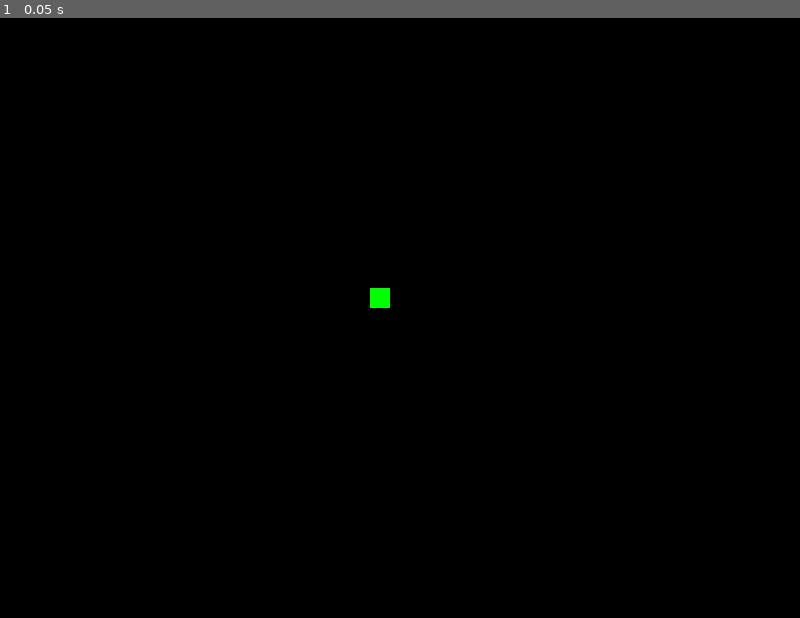
Above: before the commit, frame 1.
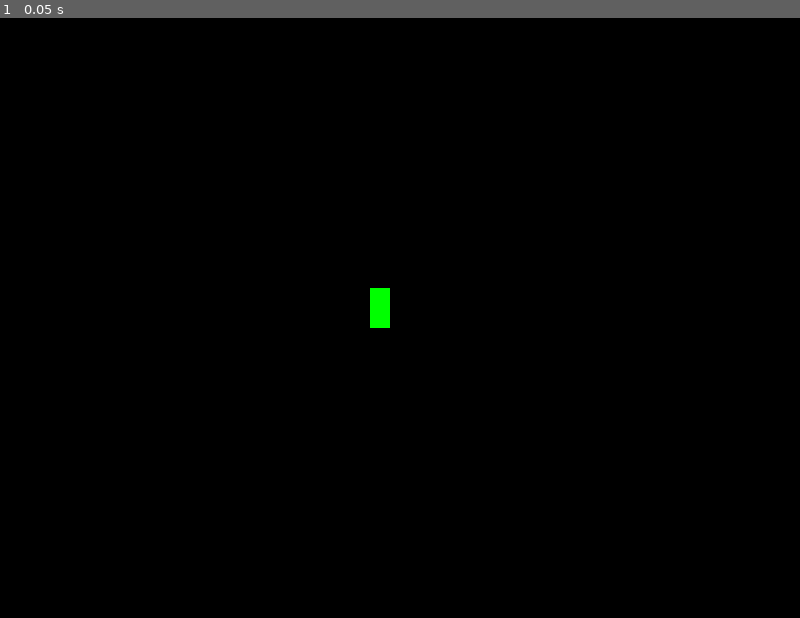
Above: after the commit, the same moment.

Repository: lafferjm/snake_godot
Game: Godot game, scene res://scenes/game_scene.tscn
The game is run twice, just before and just after one commit, with the same random seed, the same clock (stepped at 60 frames per second) and the same inputs.
Inputs:
- Up to frame 1 (0.05 s): no input

The runs differ from the first frame. In frame 1, less than 0.1% of the frame differs, in the area x 46-49%, y 48-52%.

Commit message:
add child segments

Diff:
--- a/objects/snake_head.gd
+++ b/objects/snake_head.gd
@@ -1,5 +1,8 @@
 extends Node2D
 
+@export var snake_body_scene: PackedScene;
+
+var body_segments = [];
 
 # Called when the node enters the scene tree for the first time.
 func _ready():
@@ -7,6 +10,14 @@
 	position.x = screen_size.x / 2 - 20;
 	position.y = screen_size.y / 2 - 20;
 
+	for i in 2:
+		var body_segment = snake_body_scene.instantiate();
+		# The position is relative to the parent not the entire room
+		body_segment.position.y = i * 20;
+		add_child(body_segment);
+		body_segments.append(body_segment);
+
+
 
 # Called every frame. 'delta' is the elapsed time since the previous frame.
 func _process(delta):
--- a/objects/snake_head.tscn
+++ b/objects/snake_head.tscn
@@ -1,10 +1,12 @@
-[gd_scene load_steps=3 format=3 uid="uid://7p71w7ls4a4v"]
+[gd_scene load_steps=4 format=3 uid="uid://7p71w7ls4a4v"]
 
 [ext_resource type="Script" path="res://objects/snake_head.gd" id="1_r1b3m"]
 [ext_resource type="Texture2D" uid="uid://b8k4f1n0dp4gb" path="res://sprites/body.png" id="1_ummci"]
+[ext_resource type="PackedScene" uid="uid://4est6wpy50lt" path="res://objects/snake_body.tscn" id="2_owcon"]
 
 [node name="Node2D" type="Node2D"]
 script = ExtResource("1_r1b3m")
+snake_body_scene = ExtResource("2_owcon")
 metadata/_edit_group_ = true
 
 [node name="Sprite2D" type="Sprite2D" parent="."]
